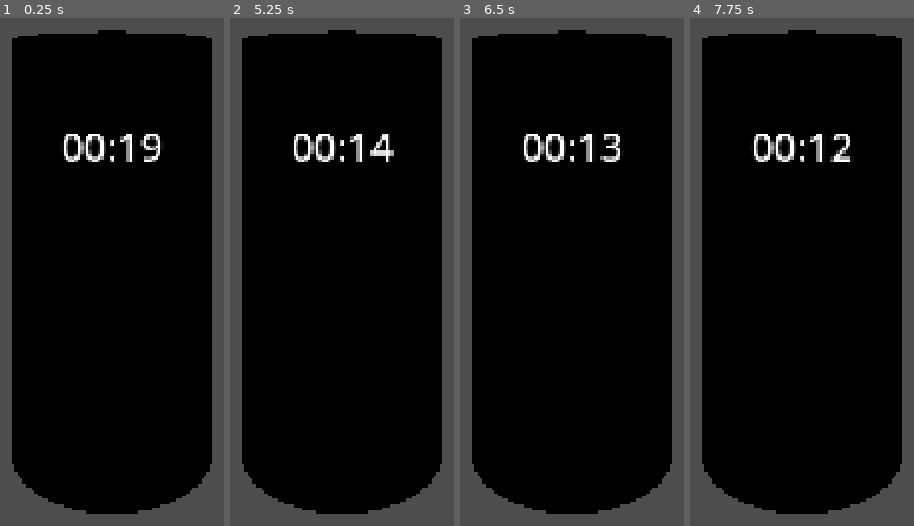
Above: before the commit, frames 1-4 (left to right).
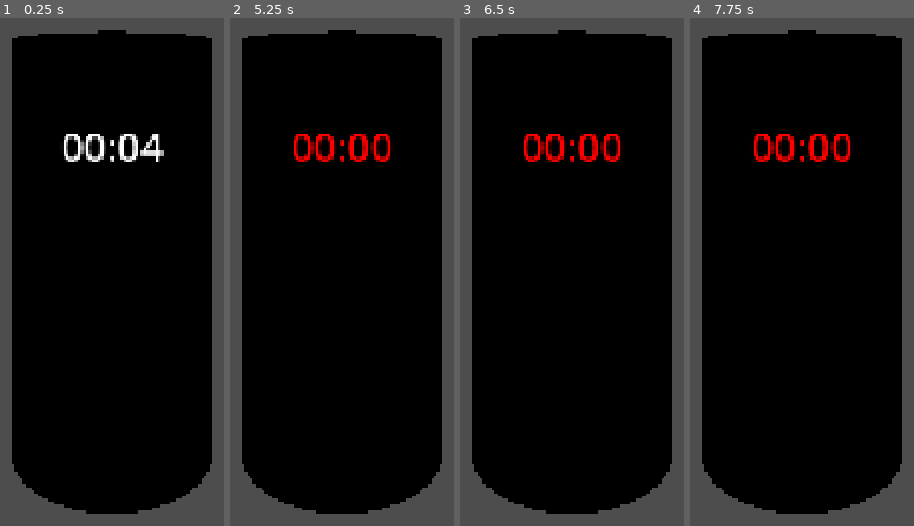
Above: after the commit, the same moments.

Repository: Surresteel/godot_gmtk_jam_july_2026
Game: Godot game, scene res://Timer/Test/test.tscn
Two runs of this game, one before a commit and one after it. Both use one fixed random seed, a clock stepped at 60 frames per second and the inputs below. The project has no main scene, so this scene is started directly.
Inputs:
- Up to frame 1 (0.25 s): no input
- Up to frame 2 (5.25 s): tap Enter at 0.5, 2, 3.5 s; tap Space at 1.25, 2.75, 4.25 s
- Up to frame 3 (6.5 s): no input
- Up to frame 4 (7.75 s): no input

The runs differ from the first frame. In frame 1, 0.8% of the frame differs, in the area x 52-74%, y 22-29%; in frame 2, 1.6%, in the area x 28-74%, y 22-29%; in frame 3, 1.5%; in frame 4, 1.6%.

Commit message:
Changed the alarm class to use a delta tally
instead of the engine's time.

Diff:
--- a/Timer/Test/test.gd
+++ b/Timer/Test/test.gd
@@ -4,7 +4,7 @@
 @onready var label: Label3D = $Label3D
 
 func _ready() -> void:
-	alarm.set_time_sec(20)
+	alarm.set_time(5)
 	#test_func()
 	return
 
@@ -18,5 +18,5 @@
 
 func test_func() -> void:
 	await get_tree().create_timer(4).timeout
-	alarm.set_time_sec(3)
+	alarm.set_time(3)
 	return
--- a/Timer/alarm.gd
+++ b/Timer/alarm.gd
@@ -16,8 +16,9 @@
 @export var alarm_duration: float = 1.0
 
 # PRIVATE VARS:
-var _time_remaining: int = 0 # milliseconds
-var _ticks_last: int = 0 # milliseconds
+var _time_tally: float = 0.0
+var _time_last: float = 0.0
+var _time_remaining: float = 0.0
 
 # STATE
 var is_set: bool = false
@@ -33,15 +34,15 @@
 	return
 
 # Process node:
-func _process(_delta: float) -> void:
+func _physics_process(delta: float) -> void:
 	# Early exit if alarm isn't set:
 	if not is_set:
 		return
 
 	# Update timer:
-	var now: int = Time.get_ticks_msec()
-	_time_remaining -= (now - _ticks_last)
-	_ticks_last = now
+	_time_tally += delta
+	_time_remaining -= (_time_tally - _time_last)
+	_time_last = _time_tally
 
 	# Trigger alarm when timer hits zero:
 	if is_set and _time_remaining <= 0:
@@ -71,31 +72,25 @@
 #===============================================================================
 #	INTERFACE:
 #===============================================================================
-## Gets the time of the timer in milliseconds:
-func get_time_msec() -> int:
-	return maxi(0, _time_remaining)
-
 ## Gets the time of the timer in seconds:
-func get_time_sec() -> float:
-	return maxf(0.0, float(_time_remaining) / 1000)
+func get_time() -> float:
+	return maxf(0.0, float(_time_remaining) / 1_000.0)
 
 ## Gets the time of the timer as a string (format: MM:SS)
 func get_time_str() -> String:
-	if _time_remaining < 0:
+	if _time_remaining <= 0.0:
 		return "00:00"
 	@warning_ignore("integer_division")
-	var mins: int = _time_remaining / 60_000
-	@warning_ignore("integer_division")
-	var secs: int = (_time_remaining % 60_000) / 1_000
-	var time_str: String = str(mins, ":") if mins >= 10 else str("0", mins, ":")
-	time_str += str(secs) if secs >= 10 else str(0, secs)
-	return time_str
+	var mins := int(_time_remaining) / 60
+	var secs := int(_time_remaining) % 60
+	return ("%02d:%02d" % [mins, secs])
 
 ## Sets the time of the timer in seconds:
-func set_time_sec(t: float) -> void:
+func set_time(t: float) -> void:
 	t = clampf(t, 0, HOUR_S)
-	_ticks_last = Time.get_ticks_msec()
-	_time_remaining = int(t * 1_000)
+	_time_tally = 0.0
+	_time_last = 0.0
+	_time_remaining = t
 	is_set = true
 	is_active = false
 	self.stop()
